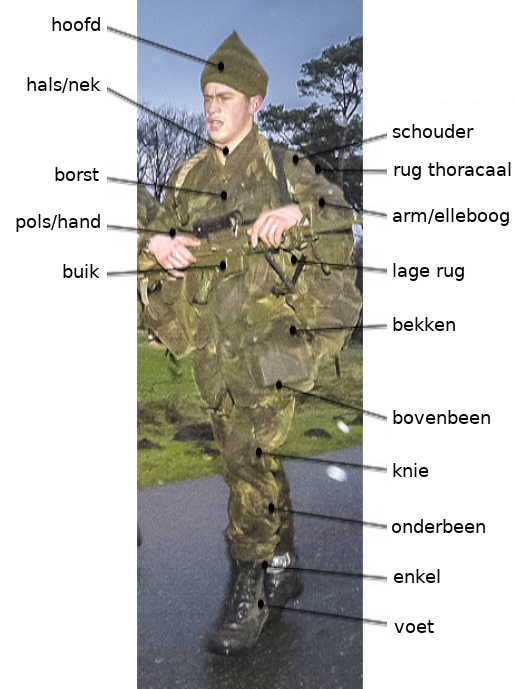
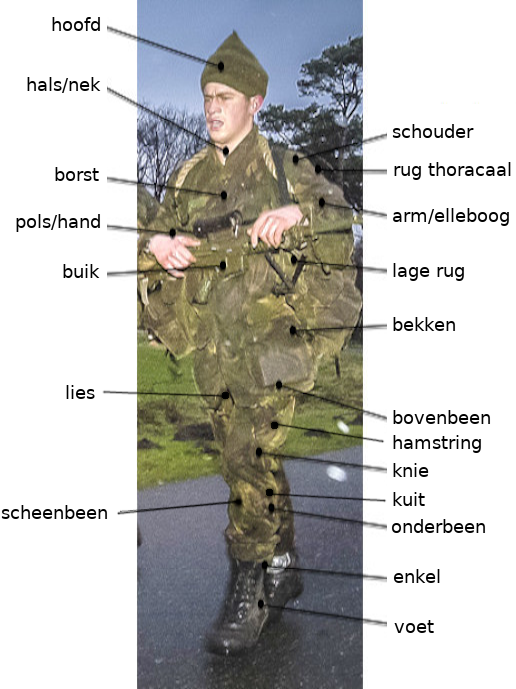
Before/after of a 516 x 689 layered artwork. What changed in the layer stack:
added layer "scheenbeen" above "lies" over [1, 505, 108, 519]
added layer "lies" above "hamstring" over [66, 385, 95, 399]
added layer "hamstring" above "kuit" over [393, 435, 482, 453]
added layer "kuit" above "onderbeen" over [393, 492, 425, 506]
painted on "blessures.jpg" over [102, 388, 387, 516]
